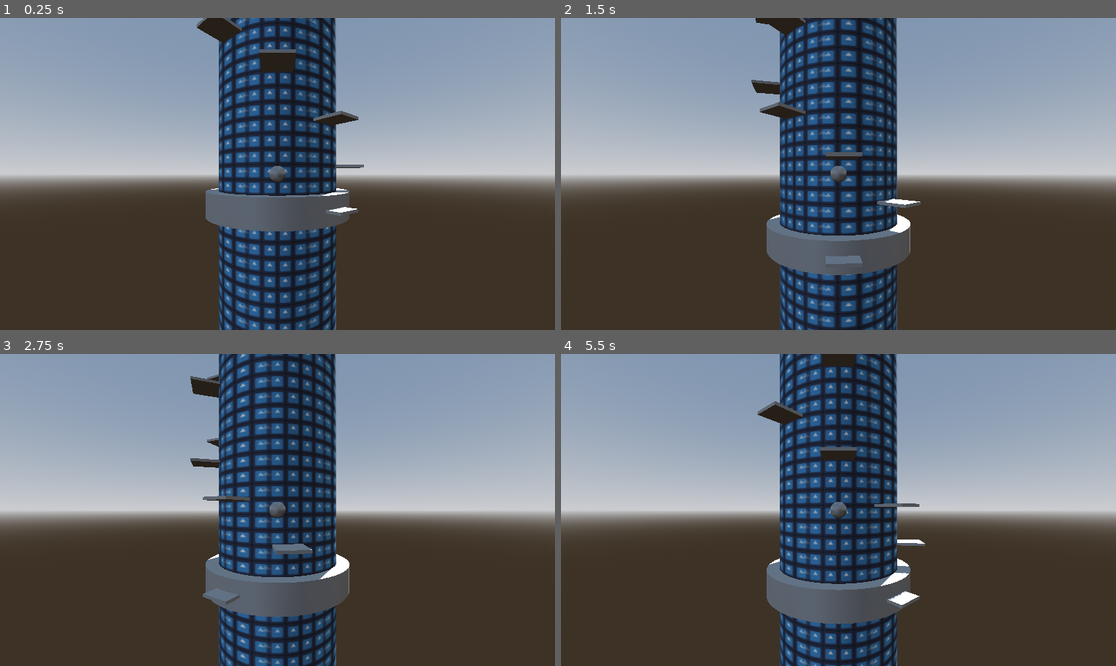
Above: before the commit, frames 1-4 (two rows, left to right).
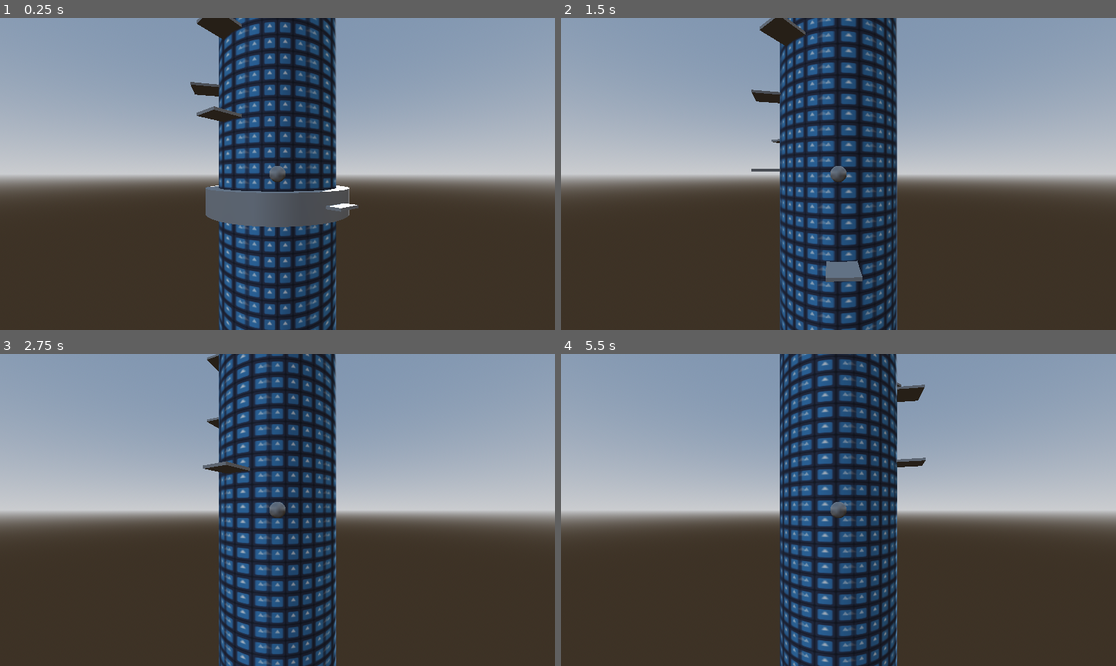
Above: after the commit, the same moments.

Repository: safgd/Infinite-Jump-Game
Game: Godot game, scene res://Scenes/game.tscn
Same seed, same stepped clock (60 frames per second), same inputs: the game is played once before the commit and once after it. The engine's default icon, where the game draws it, is replaced by a stand-in: a white triangle on a blue panel in a dark square.
Inputs:
- Up to frame 1 (0.25 s): no input
- Up to frame 2 (1.5 s): tap Enter (ui_accept) at 0.5, 0.6, 0.77, 1.07, 1.35 s; hold Right (ui_right) 0.53-1.28 s; hold Down (ui_down) from 1.28 s (still down)
- Up to frame 3 (2.75 s): tap Enter (ui_accept) at 1.52, 1.82, 2.1 s; release Down (ui_down) at 2.03 s; hold Right (ui_right) from 2.03 s (still down)
- Up to frame 4 (5.5 s): release Right (ui_right) at 2.78 s; hold Up (ui_up) 2.78-3.53 s; tap Enter (ui_accept) at 2.85, 3.02, 3.32, 3.6, 3.77, 4.07, 4.35, 4.52, 4.82, 5.1 s; hold Left (ui_left) 3.53-5.03 s; hold Down (ui_down) from 5.03 s (still down)

The runs differ from the first frame. In frame 1, 11% of the frame differs, in the area x 34-66%, y 0-100%; in frame 2, 13%; in frame 3, 6.8%; in frame 4, 17%, in the area x 35-66%, y 0-100%.

Commit message:
added deathzone for player and platforms. added moving and destroyable platform feature

Diff:
--- /dev/null
+++ b/Scenes/death_zone.tscn
@@ -0,0 +1,15 @@
+[gd_scene format=3 uid="uid://ci46p3up4t600"]
+
+[ext_resource type="Script" uid="uid://crqcrmydnia8k" path="res://Scripts/death_zone.gd" id="1_0d2dr"]
+
+[sub_resource type="CylinderShape3D" id="CylinderShape3D_ankl2"]
+height = 15.0
+radius = 10.0
+
+[node name="Death Zone" type="Area3D" unique_id=1344778906]
+script = ExtResource("1_0d2dr")
+
+[node name="CollisionShape3D" type="CollisionShape3D" parent="." unique_id=34418685]
+shape = SubResource("CylinderShape3D_ankl2")
+
+[connection signal="body_entered" from="." to="." method="_on_body_entered"]
--- a/Scenes/game.tscn
+++ b/Scenes/game.tscn
@@ -1,6 +1,7 @@
 [gd_scene format=3 uid="uid://c41b7sywadhy0"]
 
 [ext_resource type="PackedScene" uid="uid://jac6makmpcx0" path="res://Scenes/cylinder_map.tscn" id="1_qxrlw"]
+[ext_resource type="PackedScene" uid="uid://ci46p3up4t600" path="res://Scenes/death_zone.tscn" id="3_3dryh"]
 [ext_resource type="PackedScene" uid="uid://bee4jed1q385p" path="res://Scenes/player.tscn" id="3_wrm1d"]
 
 [sub_resource type="ProceduralSkyMaterial" id="ProceduralSkyMaterial_3dryh"]
@@ -41,12 +42,16 @@
 [node name="CollisionShape3D" type="CollisionShape3D" parent="Base" unique_id=272909533]
 shape = SubResource("CylinderShape3D_v158k")
 
-[node name="Player" parent="." unique_id=1079215216 node_paths=PackedStringArray("map_to_rotate") instance=ExtResource("3_wrm1d")]
+[node name="Player" parent="." unique_id=1079215216 node_paths=PackedStringArray("map_to_rotate", "base") instance=ExtResource("3_wrm1d")]
 transform = Transform3D(1, 0, 0, 0, 1, 0, 0, 0, 1, 0, 2.6617432, 5.6999598)
 map_to_rotate = NodePath("../Cylinder Map")
+base = NodePath("../Base")
 speed = 50.0
 jump_velocity = 9.0
 
 [node name="Camera3D" type="Camera3D" parent="Player" unique_id=2016564791]
 transform = Transform3D(1, 0, 0, 0, 1, 0, 0, 0, 1, 0, 0, 12.252278)
 size = 19.965
+
+[node name="Death Zone" parent="." unique_id=1344778906 instance=ExtResource("3_3dryh")]
+transform = Transform3D(1, 0, 0, 0, 1, 0, 0, 0, 1, 0, -13.4180765, 0)
--- a/Scenes/platform.tscn
+++ b/Scenes/platform.tscn
@@ -1,17 +1,32 @@
 [gd_scene format=3 uid="uid://ylpbad5s4hr1"]
+
+[ext_resource type="Script" uid="uid://q780r2dxcbtc" path="res://Scripts/platform.gd" id="1_1rc8e"]
 
 [sub_resource type="BoxMesh" id="BoxMesh_ndhib"]
 size = Vector3(2, 0.2, 4)
+
+[sub_resource type="BoxShape3D" id="BoxShape3D_1rc8e"]
+size = Vector3(1.8, 0.2, 4)
 
 [sub_resource type="BoxShape3D" id="BoxShape3D_tvo2v"]
 size = Vector3(2, 0.2, 4)
 
 [node name="Platform" type="StaticBody3D" unique_id=221532819]
+script = ExtResource("1_1rc8e")
+move_dist = 0.2
 
 [node name="MeshInstance3D" type="MeshInstance3D" parent="." unique_id=73556812]
 transform = Transform3D(1, 0, 0, 0, 1, 0, 0, 0, 1, 0, 0, 5)
 mesh = SubResource("BoxMesh_ndhib")
 
+[node name="Area3D" type="Area3D" parent="MeshInstance3D" unique_id=1960933964]
+
+[node name="CollisionShape3D" type="CollisionShape3D" parent="MeshInstance3D/Area3D" unique_id=1972843799]
+transform = Transform3D(1, 0, 0, 0, 1, 0, 0, 0, 1, 0, 0.05542016, 0)
+shape = SubResource("BoxShape3D_1rc8e")
+
 [node name="CollisionShape3D" type="CollisionShape3D" parent="." unique_id=144056340]
 transform = Transform3D(1, 0, 0, 0, 1, 0, 0, 0, 1, 0, 0, 5)
 shape = SubResource("BoxShape3D_tvo2v")
+
+[connection signal="body_exited" from="MeshInstance3D/Area3D" to="." method="_on_area_3d_body_exited"]
--- a/Scripts/cylinder_map.gd
+++ b/Scripts/cylinder_map.gd
@@ -10,16 +10,19 @@
 func _ready() -> void:
 	var plat_rotation: float = 0.0
 	for i: int in range(50):
-		var plat: Node3D = spawn_platform(i * plat_dist_y)
+		var plat: Platform = spawn_platform(i * plat_dist_y)
 		if randf() < 0.5:
 			plat_rotation += plat_dist_x
 		else:
 			plat_rotation -= plat_dist_x
 		plat_rotation = floori(plat_rotation) % 360
 		plat.rotation_degrees.y = plat_rotation
+		if randf() < 0.3:
+			plat.start_moving()
+		plat.breakable = true
 
-func spawn_platform(pos_y: float)->Node3D:
-	var plat: Node3D = platform_scene.instantiate()
+func spawn_platform(pos_y: float)->Platform:
+	var plat: Platform= platform_scene.instantiate()
 	platforms.add_child(plat)
 	plat.global_position.y = pos_y
 	return plat
--- /dev/null
+++ b/Scripts/death_zone.gd
@@ -0,0 +1,8 @@
+extends Area3D
+
+func _on_body_entered(body: Node3D) -> void:
+	if body is Platform:
+		body.call_deferred("queue_free")
+	elif body is Player:
+		print("Game Over")
+		get_tree().call_deferred("reload_current_scene")
--- /dev/null
+++ b/Scripts/platform.gd
@@ -0,0 +1,21 @@
+class_name Platform
+extends StaticBody3D
+
+var move_tween: Tween
+@export var move_dist: float = 4.0
+@export var loop_duration: float = 2.0
+@export var breakable: bool = false
+
+func start_moving()->void:
+	move_tween = get_tree().create_tween().set_loops()
+	var start_rotation: float = rotation.y
+	move_tween.tween_property(self, "rotation:y", start_rotation + move_dist, loop_duration / 2.0)
+	move_tween.tween_property(self, "rotation:y", start_rotation - move_dist, loop_duration / 2.0)
+
+func _exit_tree() -> void:
+	if move_tween:
+		move_tween.stop()
+
+func _on_area_3d_body_exited(body: Node3D) -> void:
+	if body is Player:
+		call_deferred("queue_free")
--- a/Scripts/player.gd
+++ b/Scripts/player.gd
@@ -1,19 +1,28 @@
+class_name Player
 extends CharacterBody3D
 
 @export var map_to_rotate: Map
+@export var base: Node3D
 
 @export var speed: float = 5.0
 @export var jump_velocity = 4.5
+var started: bool = false
 
 
 func _physics_process(delta: float) -> void:
 	# Add the gravity.
+
 	if not is_on_floor():
 		velocity += get_gravity() * delta
+	elif started:
+		jump()
 
 	# Handle jump.
-	if Input.is_action_just_pressed("ui_accept") and is_on_floor():
-		velocity.y = jump_velocity
+	if not started and Input.is_action_just_pressed("ui_accept"):
+		jump()
+		started = true
+		if base:
+			base.call_deferred("queue_free")
 
 	# Get the input direction and handle the movement/deceleration.
 	# As good practice, you should replace UI actions with custom gameplay actions.
@@ -30,4 +39,6 @@
 	if global_position.y >= 10:
 		global_position.y -= 5.0
 		map_to_rotate.shift_platforms(Vector3(0, -5, 0))
-		print("shifted")
+
+func jump()->void:
+	velocity.y = jump_velocity
Not shown, added: Scripts/death_zone.gd.uid
Not shown, added: Scripts/platform.gd.uid
